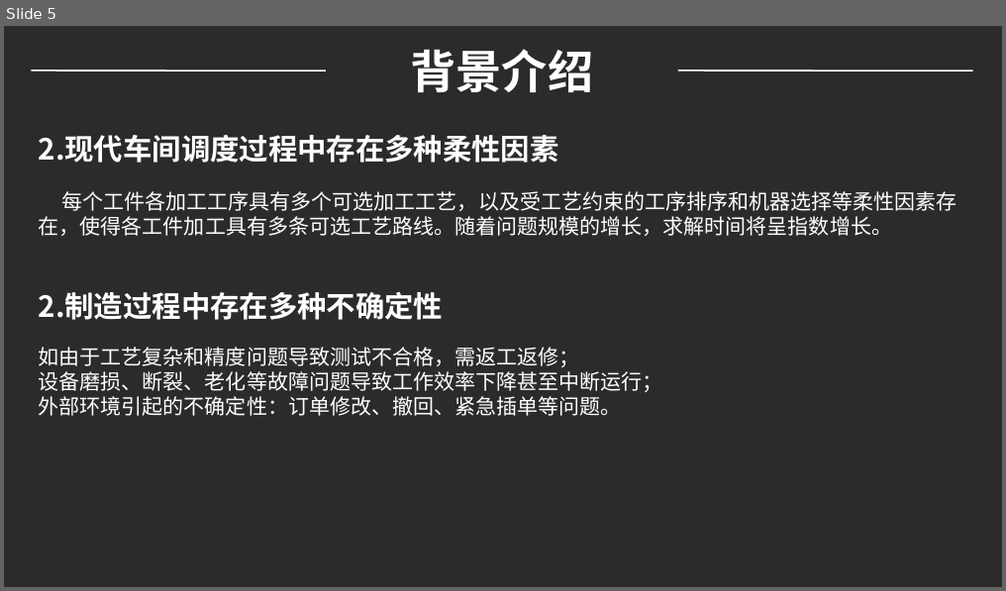
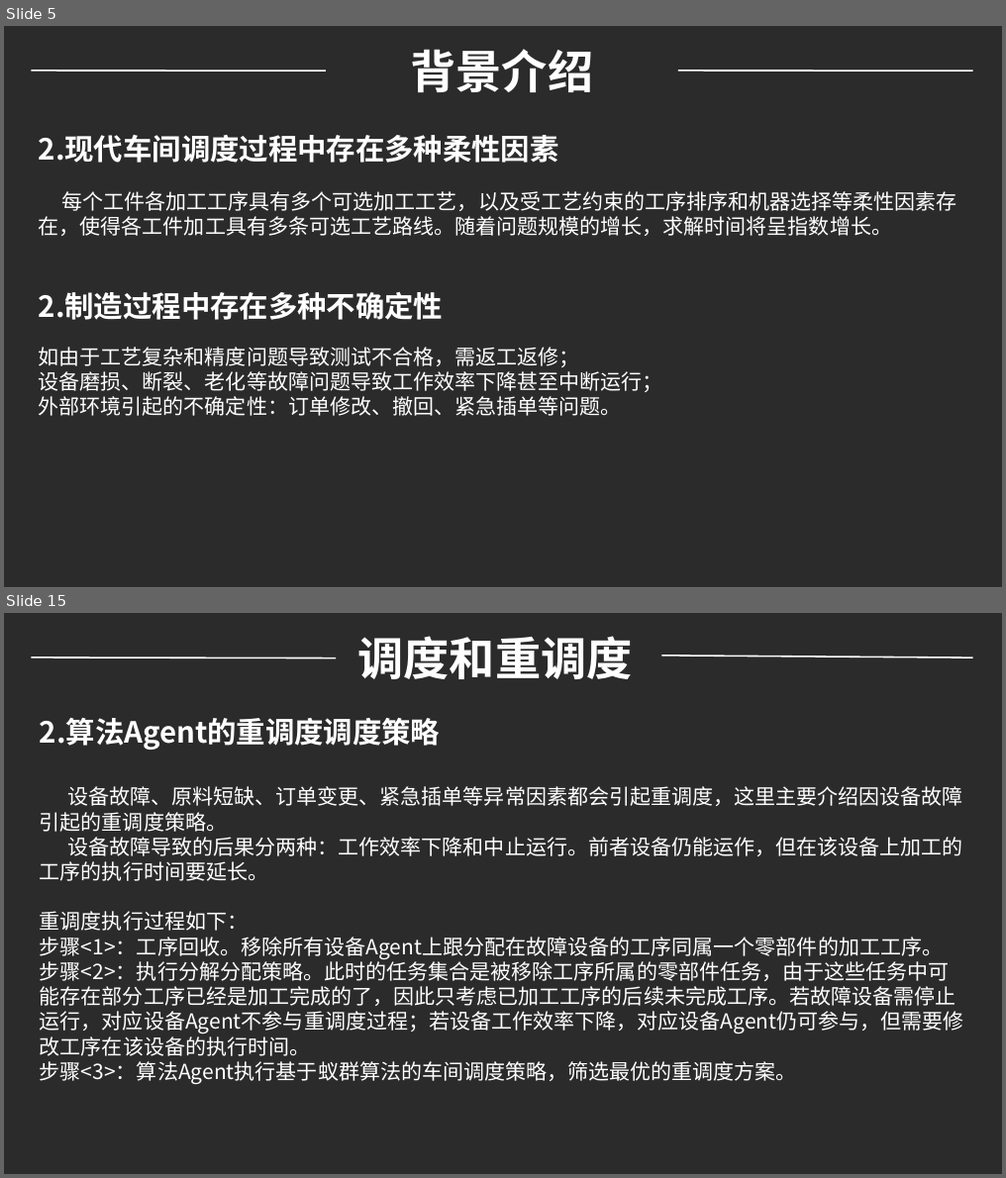
Before and after one commit to WeileLiang/Graduate, a slide deck: PPT/基于多Agent的动态调度系统1.pptx. Shown one above the other, each under a label of ours: slide 5 before the commit, slides 5 and 15 after it; the slides between them are not shown. The pictures are 1006x591 and 1006x1178 pixels, drawn with LibreOffice and Linux fonts; fonts in the diff are those of the drawing; background and template pictures are left out; a plain dark background stands for a picture behind light text. Boxes give left, top, right and bottom in pixels: in the first picture for what was removed or moved away, otherwise in the second. Text is boxed around its words. In the diff, an @@ line names an element or a change of style, - is before the commit and + after.

```diff
--- a/PPT/基于多Agent的动态调度系统1.pptx
+++ b/PPT/基于多Agent的动态调度系统1.pptx
@@ slide 15 added at (x1=4, y1=613, x2=1002, y2=1174), background picture (left out) @@
@@ text added at (x1=357, y1=636, x2=632, y2=679), 44 pt, text #FFFFFF, bold @@
+调度和重调度
@@ line added from (336, 658) to (31, 658), #FEFEFE 1.5 pt @@
@@ line added from (973, 658) to (662, 656), #FEFEFE 1.5 pt @@
@@ text added at (x1=40, y1=718, x2=964, y2=1084), 20 pt, text #FFFFFF @@
+2.算法Agent的重调度调度策略
+设备故障、原料短缺、订单变更、紧急插单等异常因素都会引起重调度，这里主要介绍因设备故障引起的重调度策略。
+设备故障导致的后果分两种：工作效率下降和中止运行。前者设备仍能运作，但在该设备上加工的工序的执行时间要延长。
+重调度执行过程如下：
+步骤<1>：工序回收。移除所有设备Agent上跟分配在故障设备的工序同属一个零部件的加工工序。
+步骤<2>：执行分解分配策略。此时的任务集合是被移除工序所属的零部件任务，由于这些任务中可能存在部分工序已经是加工完成的了，因此只考虑已加工工序的后续未完成工序。若故障设备需停止运行，对应设备Agent不参与重调度过程；若设备工作效率下降，对应设备Agent仍可参与，但需要修改工序在该设备的执行时间。
+步骤<3>：算法Agent执行基于蚁群算法的车间调度策略，筛选最优的重调度方案。
```
Also in this commit, not shown: 4 slides changed, 12 other slides added, 39 slides removed, 6 other files.
